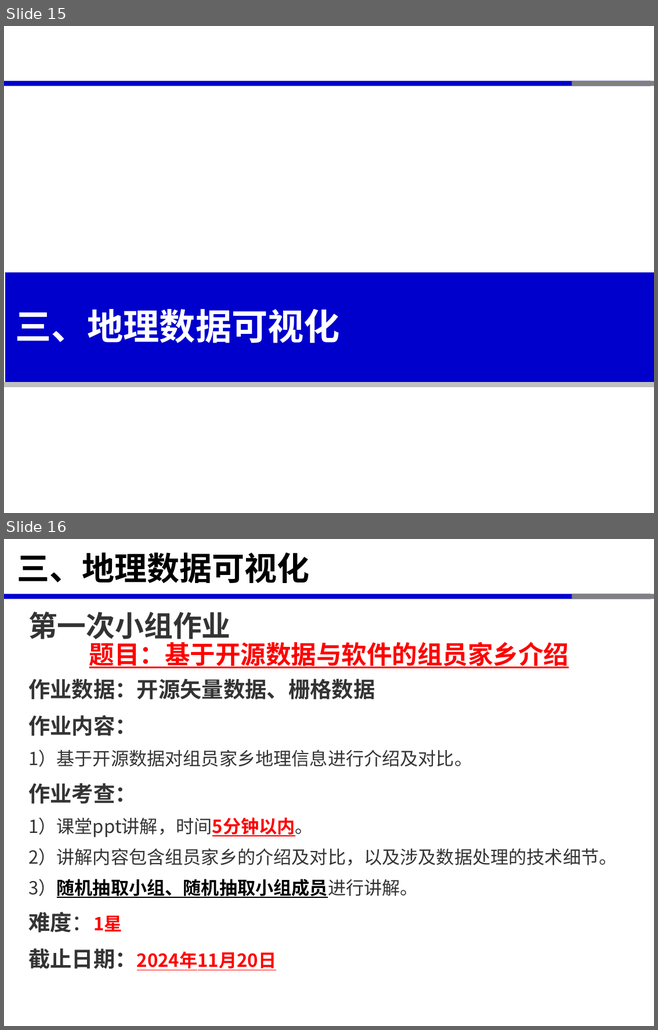
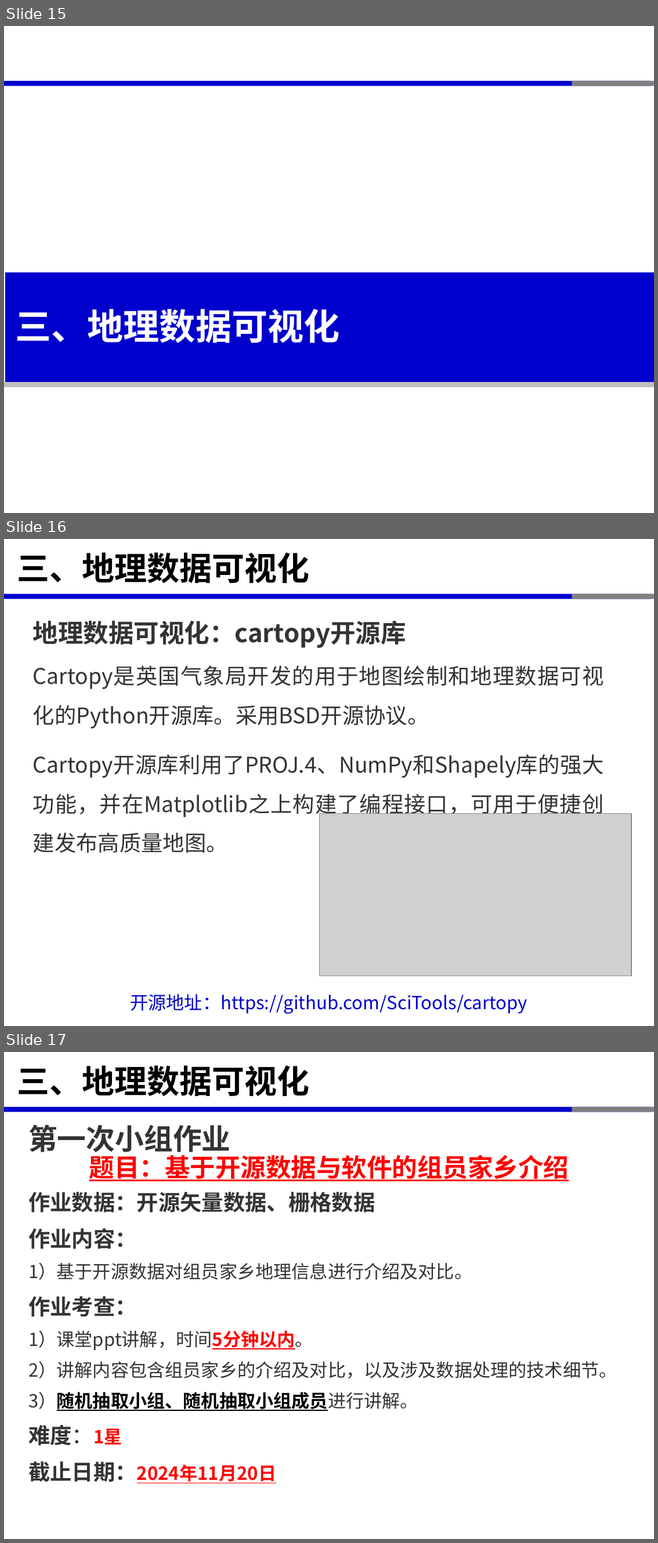
Before and after one commit to xinluo2018/open-source-gis-course, a slide deck: 第6章-GIS数据处理高级Python库-8课时/第6章-GIS数据处理高级Python库.pptx. Shown one above the other, each under a label of ours: slides 15 and 16 before the commit, slides 15, 16 and 17 after it. The pictures are 658x1030 and 658x1543 pixels, drawn with LibreOffice and Linux fonts; fonts in the diff are those of the drawing; grey boxes stand for pictures. Boxes give left, top, right and bottom in pixels: in the first picture for what was removed or moved away, otherwise in the second. Text is boxed around its words. In the diff, an @@ line names an element or a change of style, - is before the commit and + after.

```diff
--- a/第6章-GIS数据处理高级Python库-8课时/第6章-GIS数据处理高级Python库.pptx
+++ b/第6章-GIS数据处理高级Python库-8课时/第6章-GIS数据处理高级Python库.pptx
@@ slide 16 added at (4, 539, 654, 1026), background #FFFFFF; not listed: 3 template elements that a slide beside it also shows @@
@@ title added at (17, 552, 309, 583), 36 pt, text #000000, bold @@
+三、地理数据可视化
@@ text added at (33, 621, 406, 648), 28 pt, text #333333, bold @@
+地理数据可视化：cartopy开源库
@@ text added at (33, 705, 604, 853), 24 pt, text #333333 @@
+Cartopy是英国气象局开发的用于地图绘制和地理数据可视化的Python开源库。采用BSD开源协议。
+Cartopy开源库利用了PROJ.4、NumPy和Shapely库的强大功能，并在Matplotlib之上构建了编程接口，可用于便捷创建发布高质量地图。
@@ picture added at (319, 814, 631, 976) @@
@@ text added at (130, 994, 527, 1014), 20 pt, text #0000CC @@
+开源地址：https://github.com/SciTools/cartopy
@@ what was slide 16 is now slide 17 @@
```
Also in this commit, not shown: 4 slides changed, 3 other slides added, 1 slide removed, 7 other files.
